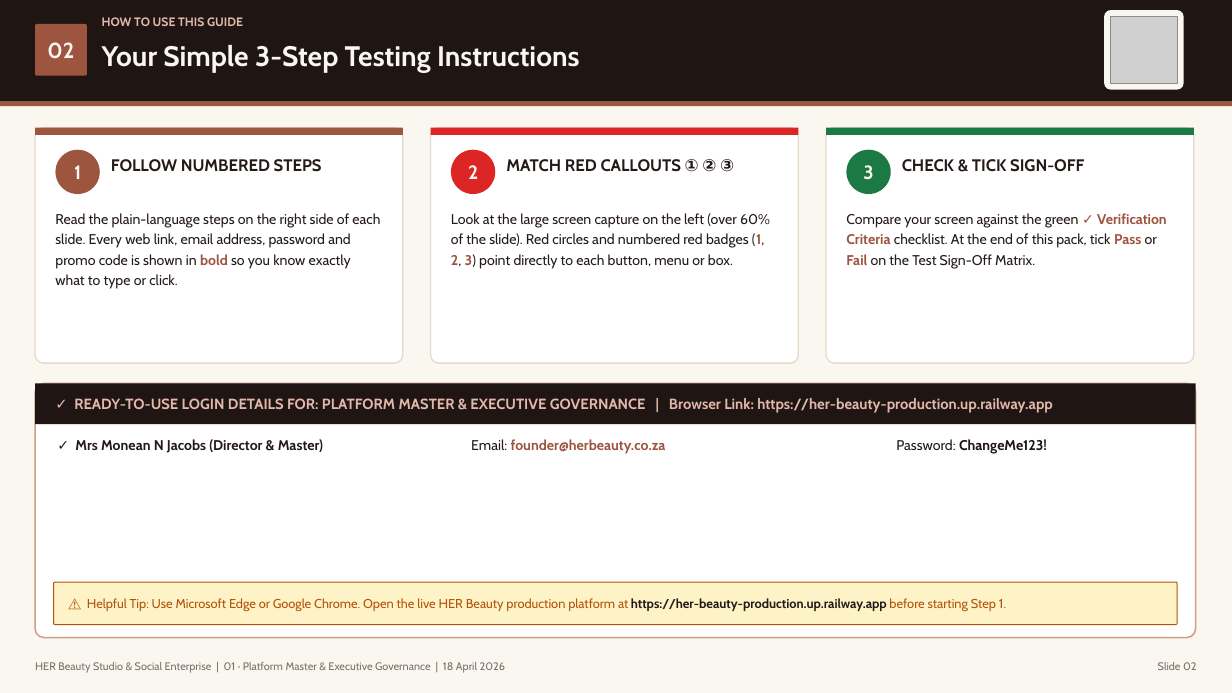
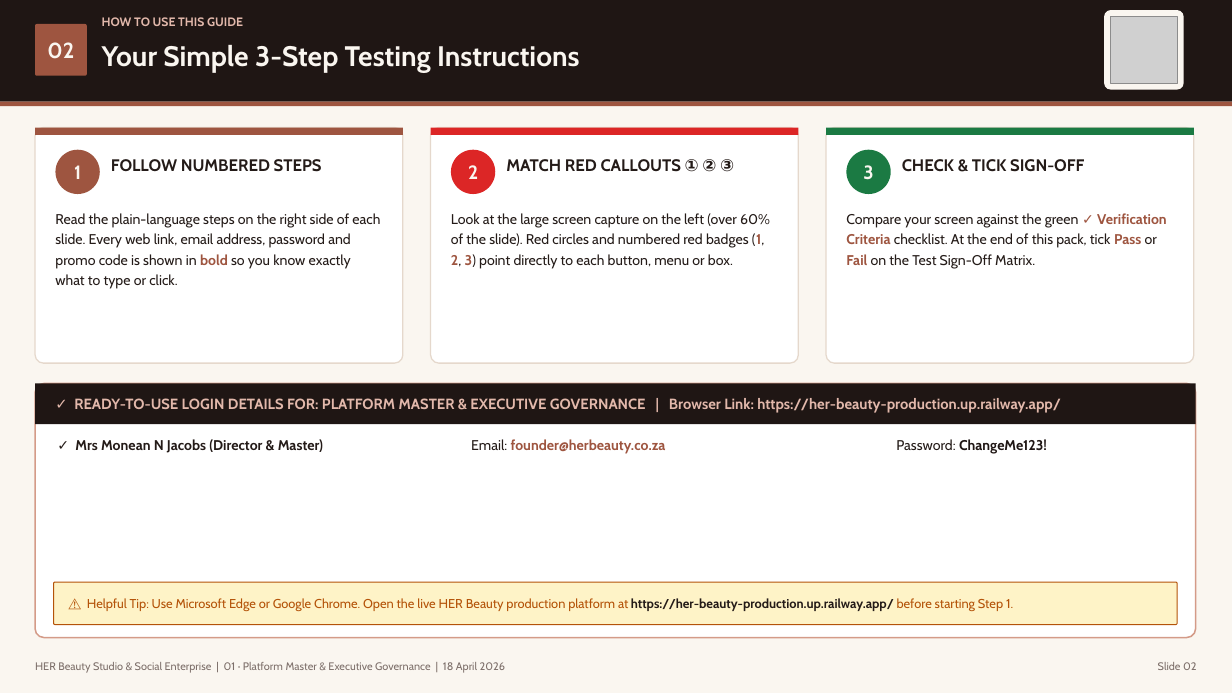
Before and after one commit to dr-rsmart/HER_Beauty, a slide deck: slide 2 of test pack/01_Platform_Master_and_Executive_Governance_Test_Pack.pptx. Drawn at 1232x693 pixels with LibreOffice and Linux fonts; fonts in the diff are those of the drawing; grey boxes stand for pictures. Boxes give left, top, right and bottom in pixels: in the first picture for what was removed or moved away, otherwise in the second. Text is boxed around its words. In the diff, an @@ line names an element or a change of style, - is before the commit and + after.

```diff
--- a/test pack/01_Platform_Master_and_Executive_Governance_Test_Pack.pptx
+++ b/test pack/01_Platform_Master_and_Executive_Governance_Test_Pack.pptx
@@ text at [74, 398, 1061, 413]: text changed @@
-✓ READY-TO-USE LOGIN DETAILS FOR: PLATFORM MASTER & EXECUTIVE GOVERNANCE | Browser Link: https://her-beauty-production.up.railway.app
+✓ READY-TO-USE LOGIN DETAILS FOR: PLATFORM MASTER & EXECUTIVE GOVERNANCE | Browser Link: https://her-beauty-production.up.railway.app/
@@ text at [87, 598, 1013, 611]: text changed @@
-⚠ Helpful Tip: Use Microsoft Edge or Google Chrome. Open the live HER Beauty production platform at https://her-beauty-production.up.railway.app before starting Step 1.
+⚠ Helpful Tip: Use Microsoft Edge or Google Chrome. Open the live HER Beauty production platform at https://her-beauty-production.up.railway.app/ before starting Step 1.
```
Also in this commit, not shown: 1 other slide changed, 16 other files.
